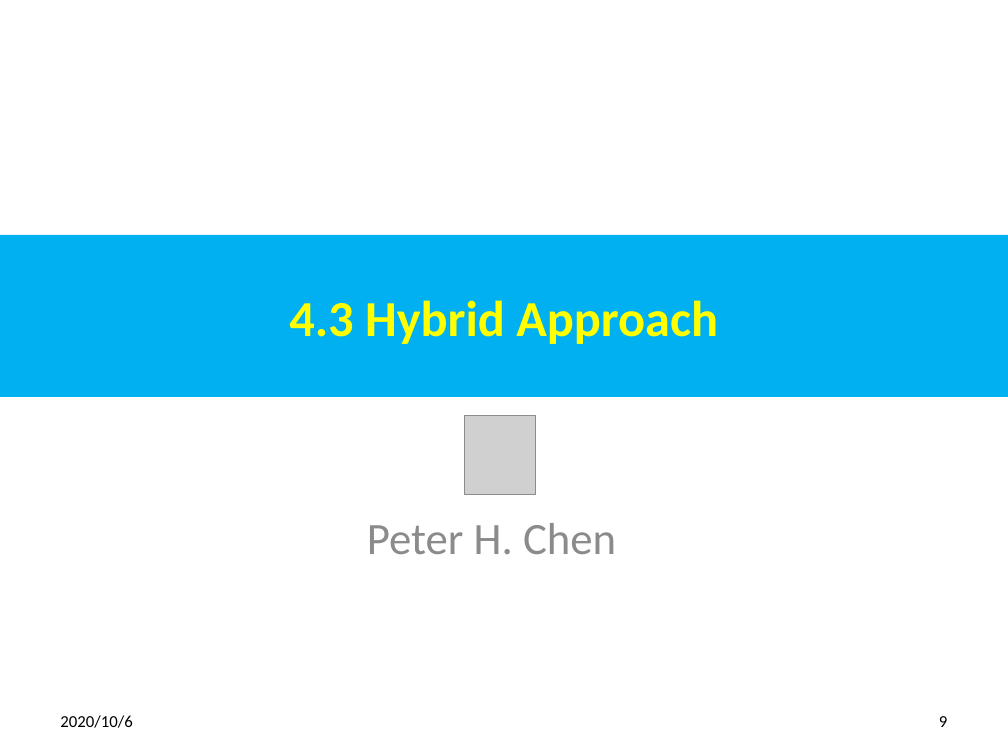
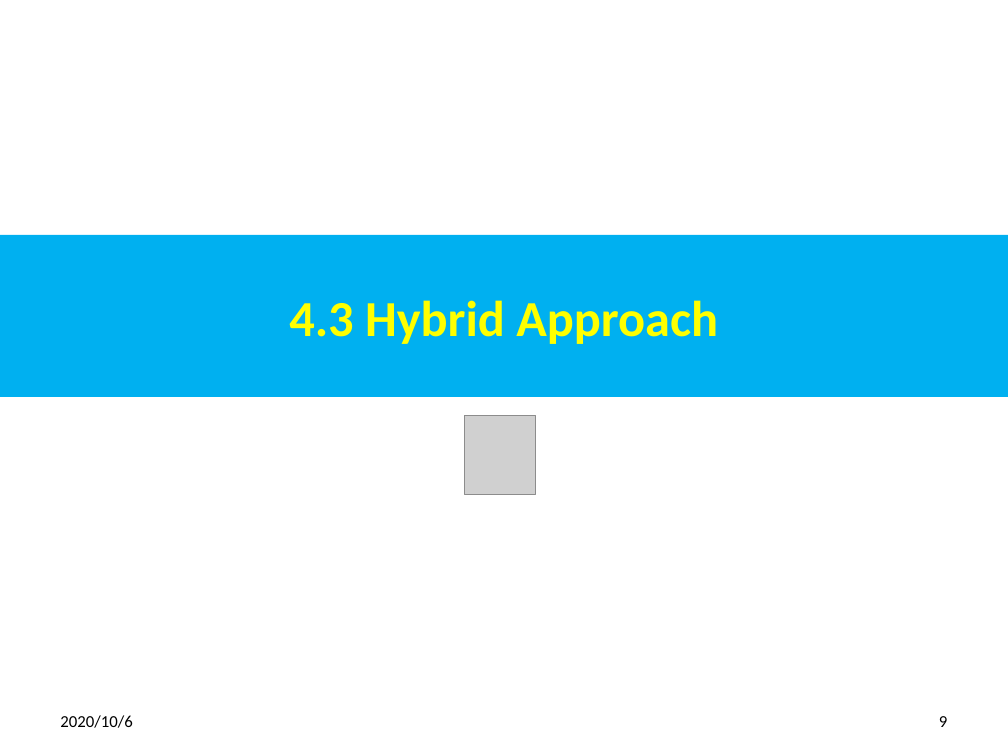
Before and after one commit to peterhchen/700_GraphQL, a slide deck: slide 9 of 04_Architecture.pptx. Drawn at 1008x756 pixels with LibreOffice and Linux fonts; fonts in the diff are those of the drawing; grey boxes stand for pictures. Boxes give left, top, right and bottom in pixels: in the first picture for what was removed or moved away, otherwise in the second. Text is boxed around its words. In the diff, an @@ line names an element or a change of style, - is before the commit and + after.

```diff
--- a/04_Architecture.pptx
+++ b/04_Architecture.pptx
@@ subtitle removed at (x1=367, y1=523, x2=616, y2=554) @@
-Peter H. Chen
```
Also in this commit, not shown: 2 other slides changed.
